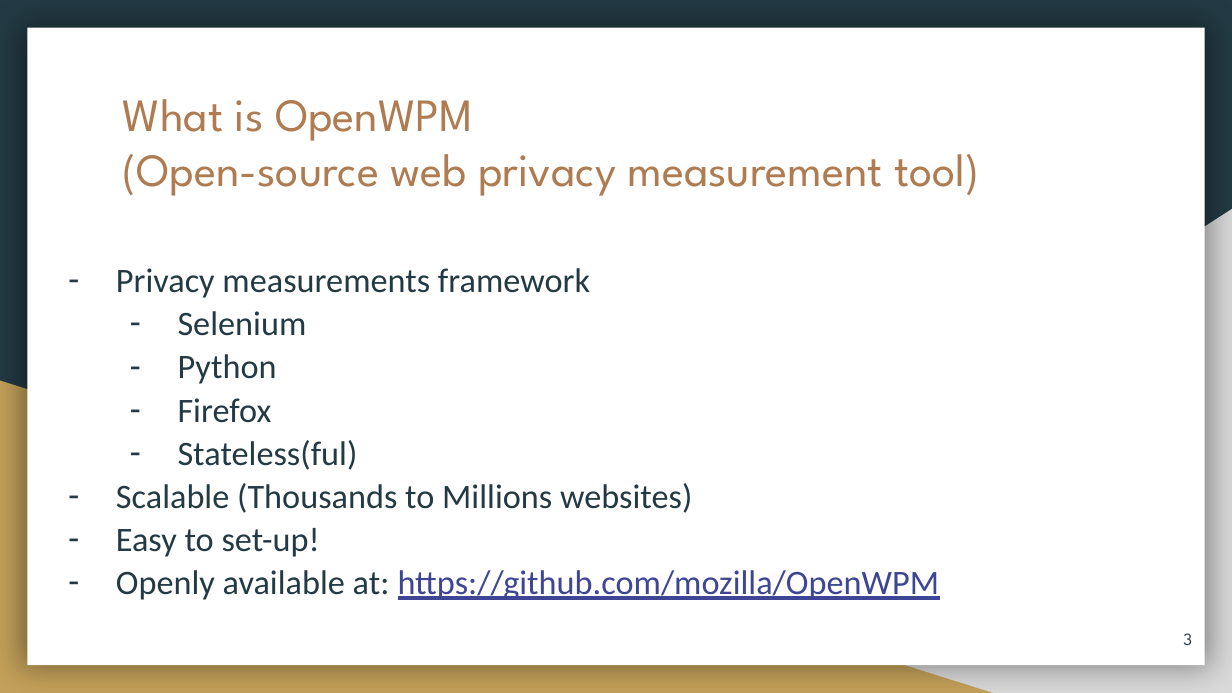
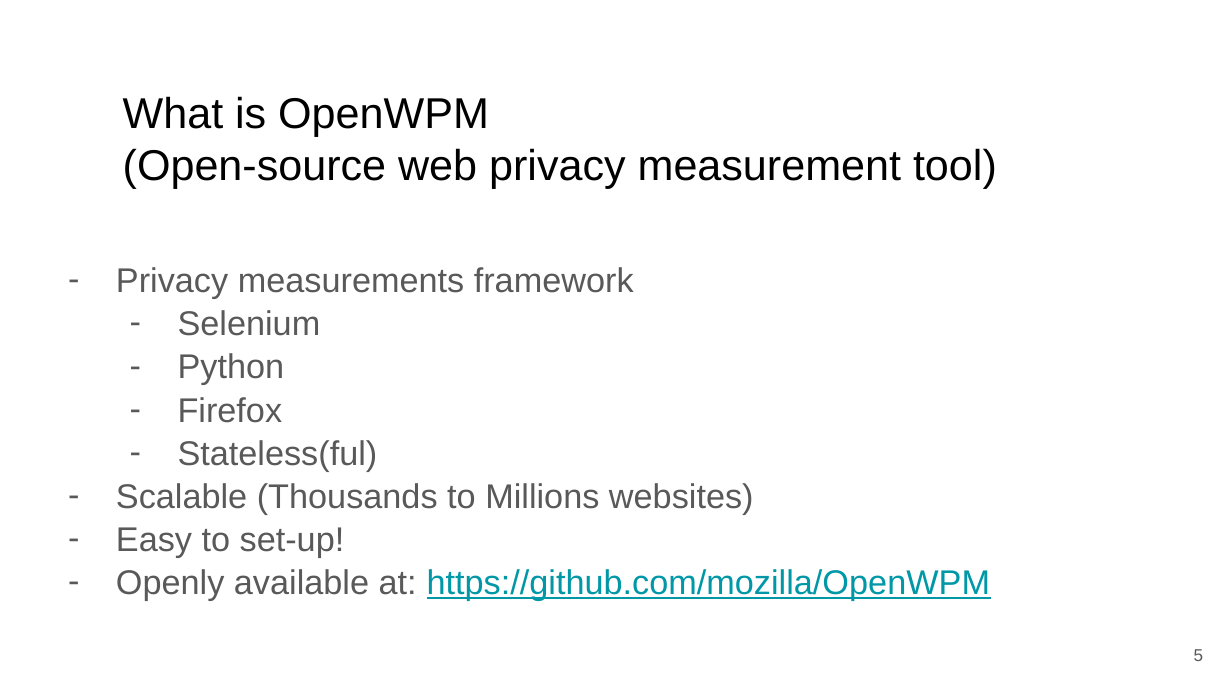
Before and after one commit to Tracking-the-trackers/Tracking-the-trackers, a slide deck: slide 5 of openWPM/Install OpenWPM.pptx (slide 3 before the commit). Drawn at 1232x693 pixels with LibreOffice and Linux fonts; fonts in the diff are those of the drawing. Boxes give left, top, right and bottom in pixels: in the first picture for what was removed or moved away, otherwise in the second. Text is boxed around its words. In the diff, an @@ line names an element or a change of style, - is before the commit and + after.

```diff
--- a/openWPM/Install OpenWPM.pptx
+++ b/openWPM/Install OpenWPM.pptx
@@ background #233A44 to #FFFFFF @@
@@ rectangle removed at bbox=[27, 28, 1205, 665] @@
@@ title "What is OpenWPM" at bbox=[123, 96, 997, 188]: size 27 to 25.2 pt, font League Spartan to Arial, text colour #AF7B51 to #000000 @@
@@ right triangle removed at bbox=[483, 209, 1232, 693] @@
@@ text "Privacy measurements framework" at bbox=[116, 267, 990, 601]: font Calibri to Arial; text colour #233A44 to #595959 in "Privacy measurements framework", "Selenium", "Python", "Firefox" and 4 more places; text colour #3D4594 to #0097A7 in "https://github.com/mozilla/OpenWPM"; bullet colour #233A44 to #595959 @@
@@ right triangle removed at bbox=[0, 381, 993, 693] @@
@@ page number removed at bbox=[1183, 633, 1192, 645] @@
-3
@@ page number added at bbox=[1194, 649, 1204, 661], 10 pt, text #595959 @@
+5
```
Also in this commit, not shown: 13 other slides changed, 4 slides added, 2 slides removed, 1 other file.
